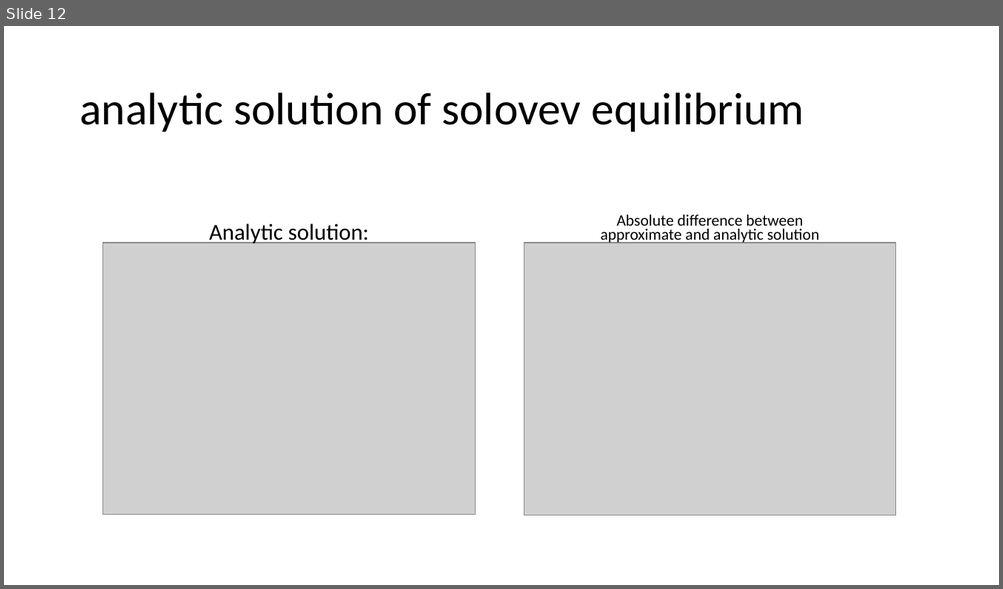
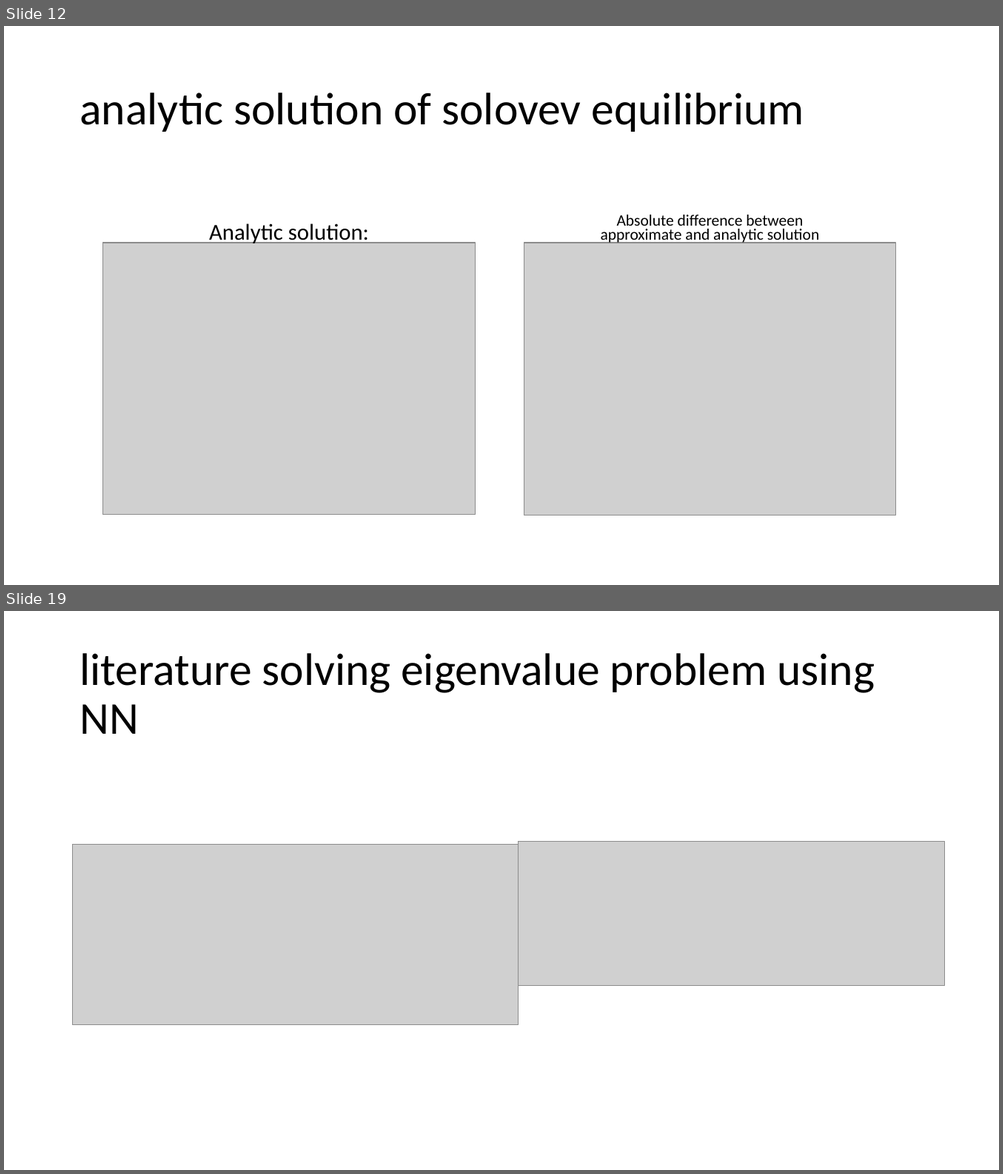
Before and after one commit to harryyudha7/thesis, a slide deck: solving GS equation.pptx. Shown one above the other, each under a label of ours: slide 12 before the commit, slides 12 and 19 after it; the slides between them are not shown. The pictures are 1003x589 and 1003x1174 pixels, drawn with LibreOffice and Linux fonts; fonts in the diff are those of the drawing; grey boxes stand for pictures. Boxes give left, top, right and bottom in pixels: in the first picture for what was removed or moved away, otherwise in the second. Text is boxed around its words. In the diff, an @@ line names an element or a change of style, - is before the commit and + after.

Commit message:
evp using non trivial boundary

```diff
--- a/solving GS equation.pptx
+++ b/solving GS equation.pptx
@@ slide 19 added at [4, 611, 999, 1170], background #FFFFFF @@
@@ title added at [79, 653, 874, 734], 44 pt, text #000000 @@
+literature solving eigenvalue problem using NN
@@ picture added at [73, 845, 518, 1026] @@
@@ picture added at [518, 842, 944, 986] @@
```
Also in this commit, not shown: 13 other slides added, 2 slides removed, 4 other files.
